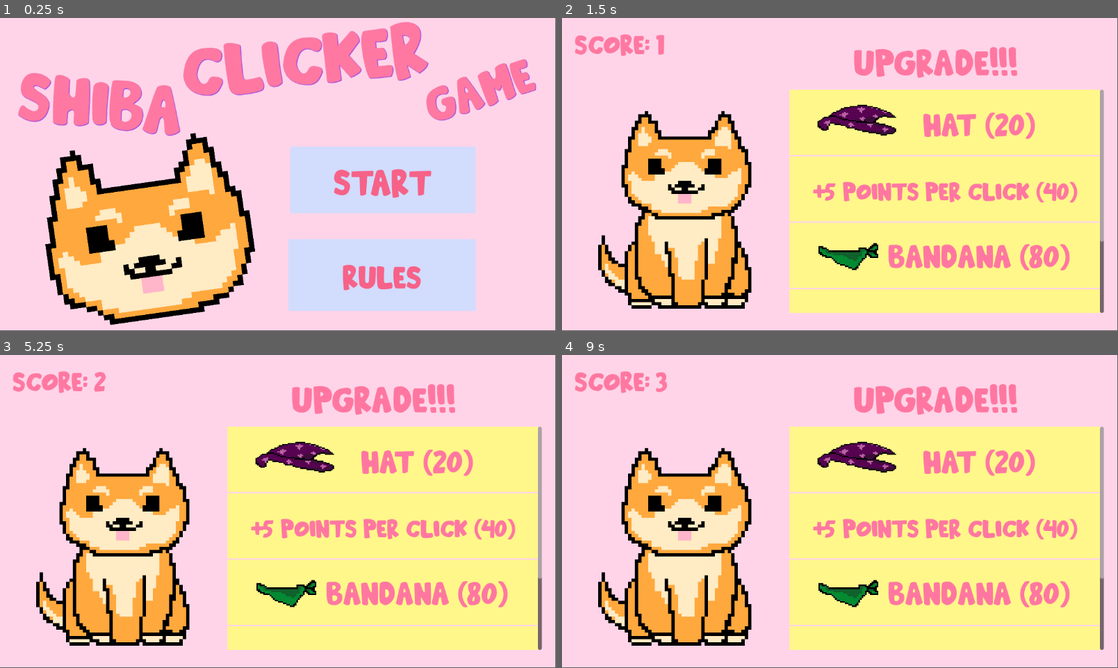
Above: before the commit, frames 1-4 (two rows, left to right).
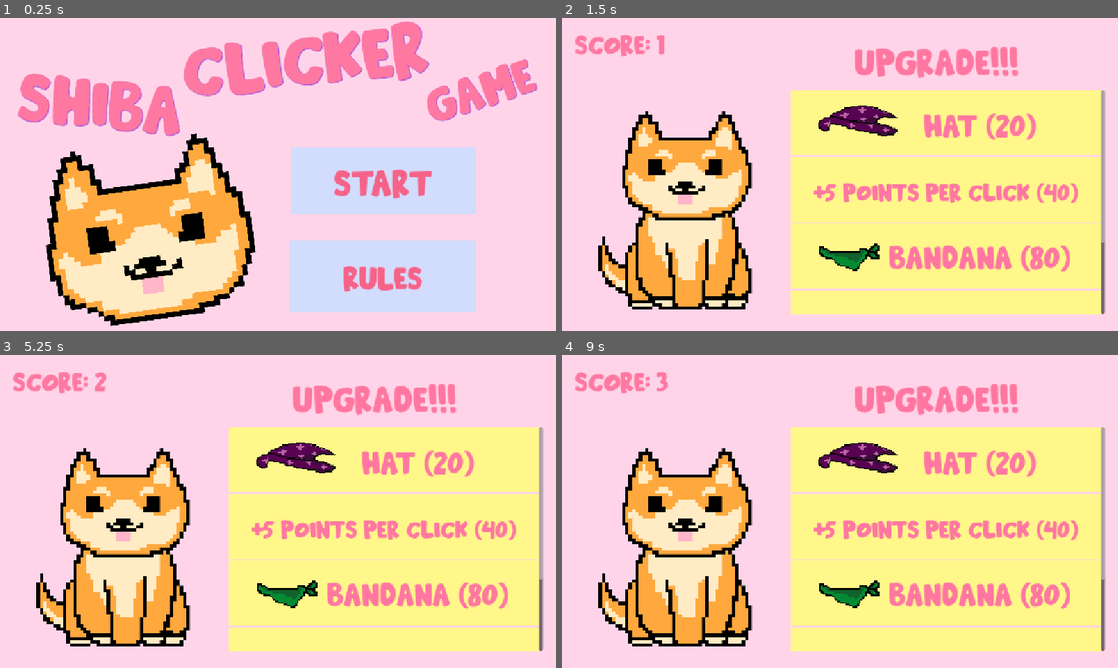
Above: after the commit, the same moments.

Repository: tangsutopia/shiba-clicker-game
Game: Godot game, scene res://start.tscn
Two runs of this game, one before a commit and one after it. Both use one fixed random seed, a clock stepped at 60 frames per second and the inputs below.
Inputs (mouse positions are in pixels of both pictures, inside the frame that each line leads up to):
- Up to frame 1 (0.25 s): no input
- Up to frame 2 (1.5 s): click "Start" at 0.5 s; click (684, 205) at 1.25 s
- Up to frame 3 (5.25 s): click (383, 458) at 2 s; click (383, 527) at 2.75 s; click (383, 592) at 3.5 s; click (383, 658) at 4.25 s; click (122, 542) at 5 s
- Up to frame 4 (9 s): click (945, 458) at 5.75 s; click (945, 527) at 6.5 s; click (945, 592) at 7.25 s; click (945, 658) at 8 s; click (684, 542) at 8.75 s
In our replay, the window is 799x449 before the commit and 800x450 after it. These sizes can differ from the game's own. Grey fills any space a smaller window leaves; there, only what the larger window draws over its background counts as a difference.

The runs differ from the first frame. In frame 1, 4.5% of the frame differs, in the area x 3-97%, y 1-99%; in frame 2, 6.9%; in frame 3, 6.9%, in the area x 2-98%, y 5-95%; in frame 4, 6.9%.

Commit message:
played around with sound effects and added quit & replay buttons

Diff:
--- a/main.gd
+++ b/main.gd
@@ -4,13 +4,25 @@
 var points_per_click = 1
 var num_points_per_click = 1
 
+# windows
 @onready var win_window = $WinWindow
+
+# sound effects
+@onready var hooray_effect = $HooraySoundEffect
+@onready var click_effect = $ClickSoundEffect
+@onready var cash_effect = $CashSoundEffect
+
+#labels
 @onready var score_label = $ScoreLabel
-@onready var hat_sprite = $HatSprite
-@onready var bandana_sprite = $BandanaSprite
+
+# buttons
 @onready var add_5_button = $AddFiveButton
 @onready var add_10_button = $AddTenButton
 @onready var add_20_button = $AddTwentyButton
+
+# sprites
+@onready var hat_sprite = $HatSprite
+@onready var bandana_sprite = $BandanaSprite
 
 @onready var accessories = [
 	$HatSprite,
@@ -21,7 +33,7 @@
 	score_label.text = "Click the Shiba to earn points!"
 	hat_sprite.visible = false
 	bandana_sprite.visible = false
-	win_window.visible = false
+	win_window.hide()
 
 func show_accessory(accessory: Node):
 	for acc in accessories:
@@ -31,6 +43,7 @@
 # main shiba button
 func _on_shiba_button_pressed():
 	score += points_per_click
+	click_effect.play()
 	update_score_label()
 	if_win()
 
@@ -43,6 +56,7 @@
 	print("Hat button works!")
 	if score >= 20:
 		score -= 20
+		cash_effect.play()
 		show_accessory(hat_sprite)
 		update_score_label()
 
@@ -50,8 +64,7 @@
 func _on_add_five_button_pressed():
 	if score >= 40:
 		score -= 40
-		print(num_points_per_click)
-		print(points_per_click)
+		cash_effect.play()
 		if num_points_per_click == 1:
 			points_per_click += 4
 			num_points_per_click += 1
@@ -63,6 +76,7 @@
 func _on_bandana_button_pressed() :
 	if score >= 80:
 		score -= 80
+		cash_effect.play()
 		show_accessory(bandana_sprite)
 		update_score_label()
 
@@ -70,8 +84,7 @@
 func _on_add_ten_button_pressed():
 	if score >= 150:
 		score -= 150
-		print(num_points_per_click)
-		print(points_per_click)
+		cash_effect.play()
 		if num_points_per_click == 1:
 			points_per_click += 9
 			num_points_per_click += 1
@@ -79,12 +92,10 @@
 			points_per_click += 10
 		update_score_label()
 
-
 func _on_add_twenty_button_pressed():
 	if score >= 500:
 		score -= 500
-		print(num_points_per_click)
-		print(points_per_click)
+		cash_effect.play()
 		if num_points_per_click == 1:
 			points_per_click += 19
 			num_points_per_click += 1
@@ -94,4 +105,12 @@
 
 func if_win():
 	if score >= 1000:
-		win_window.visible = true
+		win_window.popup_centered()
+		hooray_effect.play()
+
+func _on_quit_button_pressed():
+	get_tree().change_scene_to_file("res://start.tscn")
+
+func _on_replay_button_pressed():
+	score = 0
+	_ready()
--- a/main.tscn
+++ b/main.tscn
@@ -8,6 +8,8 @@
 [ext_resource type="Texture2D" uid="uid://he0cpabwhcxy" path="res://images/IMG_0217.PNG" id="6_7mycd"]
 [ext_resource type="AudioStream" uid="uid://dxusto8y68jtj" path="res://audio/japanese-jazz-2-385180.mp3" id="7_272bh"]
 [ext_resource type="AudioStream" uid="uid://bsm0btwwgtgoo" path="res://audio/fnaf-hooray.mp3" id="8_5vw27"]
+[ext_resource type="AudioStream" uid="uid://ctbuvefj1txch" path="res://audio/collect-points-190037.mp3" id="9_kek77"]
+[ext_resource type="AudioStream" uid="uid://c18bodcffqmih" path="res://audio/cash-point.mp3" id="10_4c57u"]
 
 [sub_resource type="StyleBoxFlat" id="StyleBoxFlat_272bh"]
 bg_color = Color(0.976471, 0.847059, 0.803922, 1)
@@ -26,7 +28,7 @@
 offset_right = 493.0
 offset_bottom = 639.0
 
-[node name="ColorRect" type="ColorRect" parent="."]
+[node name="Background" type="ColorRect" parent="."]
 z_index = -4096
 offset_right = 1190.0
 offset_bottom = 667.0
@@ -204,13 +206,9 @@
 scale = Vector2(0.3945, 0.30375)
 texture = ExtResource("6_7mycd")
 
-[node name="AudioStreamPlayer" type="AudioStreamPlayer" parent="."]
-stream = ExtResource("7_272bh")
-autoplay = true
-
 [node name="WinWindow" type="Window" parent="."]
 initial_position = 1
-size = Vector2i(600, 300)
+size = Vector2i(850, 400)
 
 [node name="Panel" type="Panel" parent="WinWindow"]
 anchors_preset = 15
@@ -224,47 +222,81 @@
 anchors_preset = 15
 anchor_right = 1.0
 anchor_bottom = 1.0
+offset_left = 50.0
+offset_top = 19.0
+offset_right = -340.0
+offset_bottom = -25.0
 grow_horizontal = 2
 grow_vertical = 2
 theme_override_colors/font_color = Color(0.960784, 0.380392, 0.454902, 1)
 theme_override_fonts/font = ExtResource("1_1bvp3")
-theme_override_font_sizes/font_size = 90
+theme_override_font_sizes/font_size = 100
 text = "Hoorayyy you've Won!!!"
 horizontal_alignment = 1
 vertical_alignment = 1
 autowrap_mode = 2
 
-[node name="QuitButton" type="Label" parent="WinWindow"]
-visible = false
-offset_left = 34.0
-offset_top = 46.0
-offset_right = 461.0
-offset_bottom = 336.0
-theme_override_colors/font_color = Color(0.960784, 0.380392, 0.454902, 1)
-theme_override_fonts/font = ExtResource("1_1bvp3")
-theme_override_font_sizes/font_size = 130
-text = "You've Won!!!"
+[node name="QuitButton" type="TextureButton" parent="WinWindow"]
+offset_left = 554.0
+offset_top = 93.0
+offset_right = 789.0
+offset_bottom = 205.0
+
+[node name="QuitButtonLabel" type="Label" parent="WinWindow/QuitButton"]
+layout_mode = 1
+anchors_preset = 15
+anchor_right = 1.0
+anchor_bottom = 1.0
+offset_left = 1.0
+offset_right = 1.0
+grow_horizontal = 2
+grow_vertical = 2
+theme_override_colors/font_color = Color(0.968349, 0.50291, 0.745726, 1)
+theme_override_fonts/font = ExtResource("1_1bvp3")
+theme_override_font_sizes/font_size = 80
+text = "Quit"
 horizontal_alignment = 1
 vertical_alignment = 1
 autowrap_mode = 2
 
-[node name="ReplayButton" type="Label" parent="WinWindow"]
-visible = false
-offset_left = 34.0
-offset_top = 18.0
-offset_right = 461.0
-offset_bottom = 308.0
-theme_override_colors/font_color = Color(0.960784, 0.380392, 0.454902, 1)
-theme_override_fonts/font = ExtResource("1_1bvp3")
-theme_override_font_sizes/font_size = 130
-text = "You've Won!!!"
-horizontal_alignment = 1
-vertical_alignment = 1
-autowrap_mode = 2
-
-[node name="Fnaf-hooray" type="AudioStreamPlayer" parent="WinWindow"]
+[node name="ReplayButton" type="TextureButton" parent="WinWindow"]
+offset_left = 548.0
+offset_top = 223.0
+offset_right = 788.0
+offset_bottom = 314.0
+
+[node name="ReplayButtonLabel" type="Label" parent="WinWindow/ReplayButton"]
+layout_mode = 1
+anchors_preset = 15
+anchor_right = 1.0
+anchor_bottom = 1.0
+offset_left = 8.0
+offset_top = -2.0
+offset_bottom = -2.0
+grow_horizontal = 2
+grow_vertical = 2
+theme_override_colors/font_color = Color(0.968627, 0.501961, 0.745098, 1)
+theme_override_fonts/font = ExtResource("1_1bvp3")
+theme_override_font_sizes/font_size = 80
+text = "Replay"
+horizontal_alignment = 1
+vertical_alignment = 1
+
+[node name="JapaneseJazzMusic" type="AudioStreamPlayer" parent="."]
+stream = ExtResource("7_272bh")
+autoplay = true
+
+[node name="HooraySoundEffect" type="AudioStreamPlayer2D" parent="."]
 stream = ExtResource("8_5vw27")
-autoplay = true
+volume_db = 5.0
+
+[node name="ClickSoundEffect" type="AudioStreamPlayer2D" parent="."]
+stream = ExtResource("9_kek77")
+volume_db = 5.0
+
+[node name="CashSoundEffect" type="AudioStreamPlayer2D" parent="."]
+stream = ExtResource("10_4c57u")
+volume_db = 12.0
 
 [connection signal="pressed" from="ShibaButton" to="." method="_on_shiba_button_pressed"]
 [connection signal="pressed" from="ScrollContainer/VBoxContainer/TextureRect/HatButton" to="." method="_on_hat_button_pressed"]
@@ -272,3 +304,5 @@
 [connection signal="pressed" from="ScrollContainer/VBoxContainer/TextureRect3/BandanaButton" to="." method="_on_bandana_button_pressed"]
 [connection signal="pressed" from="ScrollContainer/VBoxContainer/TextureRect4/AddTenButton" to="." method="_on_add_ten_button_pressed"]
 [connection signal="pressed" from="ScrollContainer/VBoxContainer/TextureRect5/AddTwentyButton" to="." method="_on_add_twenty_button_pressed"]
+[connection signal="pressed" from="WinWindow/QuitButton" to="." method="_on_quit_button_pressed"]
+[connection signal="pressed" from="WinWindow/ReplayButton" to="." method="_on_replay_button_pressed"]
--- /dev/null
+++ b/node_2d.gd
@@ -0,0 +1,9 @@
+extends Node2D
+
+@onready var audio = $TestEffect
+@onready var bgm = $BGM
+
+func _ready():
+	print("playing test audio")
+	audio.play()
+	bgm.play()
--- a/project.godot
+++ b/project.godot
@@ -15,6 +15,10 @@
 config/features=PackedStringArray("4.4", "Forward Plus")
 config/icon="res://images/icon.svg"
 
+[display]
+
+window/stretch/mode="canvas_items"
+
 [editor_plugins]
 
 enabled=PackedStringArray("res://addons/godot_super-wakatime/plugin.cfg")
--- a/start.gd
+++ b/start.gd
@@ -1,11 +1,11 @@
 extends Node2D
 
 @onready var rules_popup = $Window
-@onready var animation_player = $Movement
+#@onready var animation_player = $Movement
 
 func _ready():
 	rules_popup.hide()
-	animation_player.play("Movement")
+	#animation_player.play("Movement")
 
 
 func _on_start_button_pressed():
--- /dev/null
+++ b/testing.tscn
@@ -0,0 +1,16 @@
+[gd_scene load_steps=4 format=3 uid="uid://cjc13nlbj1tyw"]
+
+[ext_resource type="Script" uid="uid://ctg5y63i6k62p" path="res://node_2d.gd" id="1_qrja6"]
+[ext_resource type="AudioStream" uid="uid://bsm0btwwgtgoo" path="res://audio/fnaf-hooray.mp3" id="2_co24e"]
+[ext_resource type="AudioStream" uid="uid://dxusto8y68jtj" path="res://audio/japanese-jazz-2-385180.mp3" id="3_feb8i"]
+
+[node name="Node2D" type="Node2D"]
+script = ExtResource("1_qrja6")
+
+[node name="TestEffect" type="AudioStreamPlayer2D" parent="."]
+stream = ExtResource("2_co24e")
+volume_db = 5.333
+autoplay = true
+
+[node name="BGM" type="AudioStreamPlayer" parent="."]
+stream = ExtResource("3_feb8i")
Not shown, added: audio/cash-point.mp3.import
Not shown, added: audio/collect-points-190037.mp3.import
Not shown: 1 places in main.tscn that only renumber resources
Not shown, added: node_2d.gd.uid
Not shown, added: audio/cash-point.mp3
Not shown, added: audio/collect-points-190037.mp3
